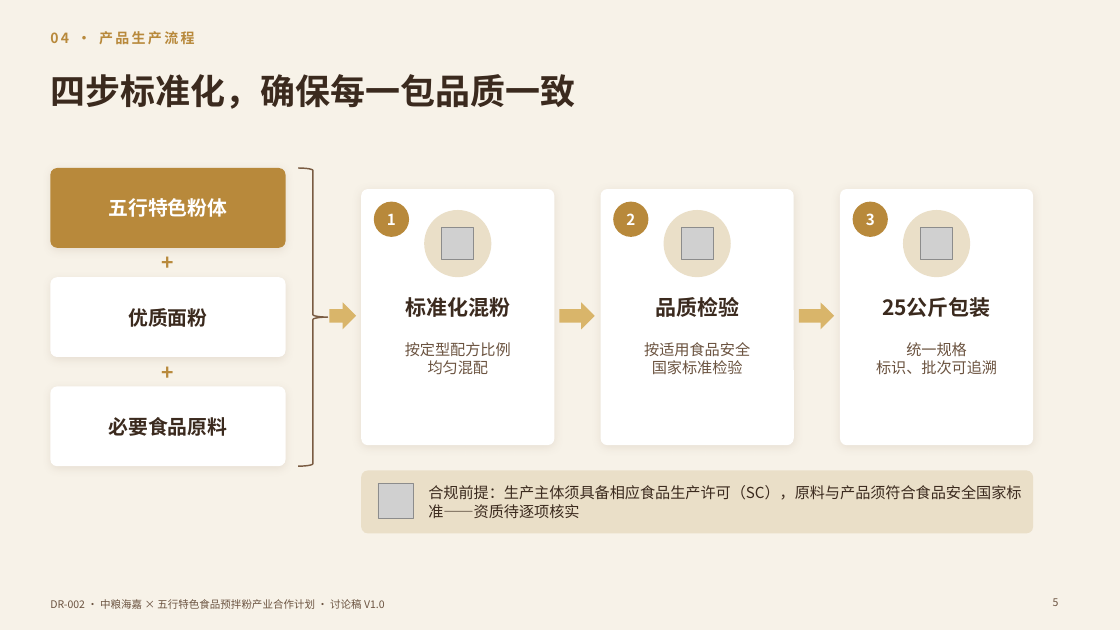
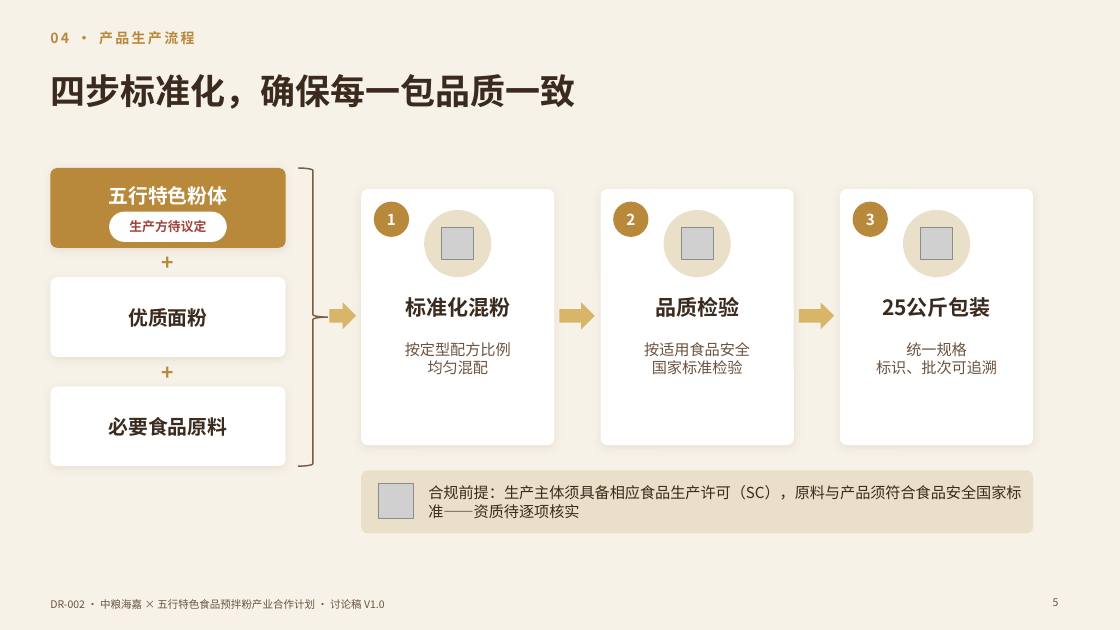
Before and after one commit to yes039/yes039, a slide deck: slide 5 of DR-002/DR-002_中粮海嘉五行预拌粉合作计划_V1.0.pptx. Drawn at 1120x630 pixels with LibreOffice and Linux fonts; fonts in the diff are those of the drawing; grey boxes stand for pictures. Boxes give left, top, right and bottom in pixels: in the first picture for what was removed or moved away, otherwise in the second. Text is boxed around its words. In the diff, an @@ line names an element or a change of style, - is before the commit and + after.

```diff
--- a/DR-002/DR-002_中粮海嘉五行预拌粉合作计划_V1.0.pptx
+++ b/DR-002/DR-002_中粮海嘉五行预拌粉合作计划_V1.0.pptx
@@ text "五行特色粉体": place and size @@
-text "五行特色粉体" at box(108, 198, 227, 217)
+text "五行特色粉体" at box(108, 186, 227, 205)
@@ rounded rectangle added at box(109, 212, 227, 242), fill #FFFFFF @@
@@ text added at box(129, 220, 206, 232), 11 pt, text #A0453A, bold @@
+生产方待议定
```
Also in this commit, not shown: 9 other slides changed, 3 other files.
